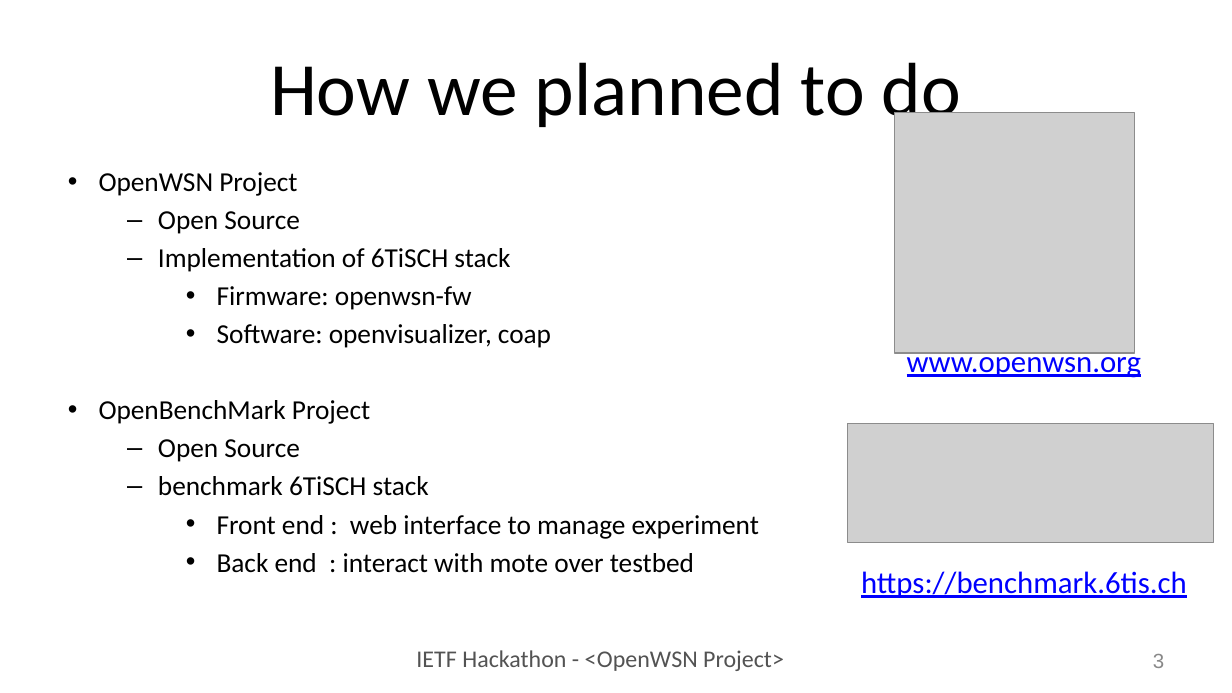
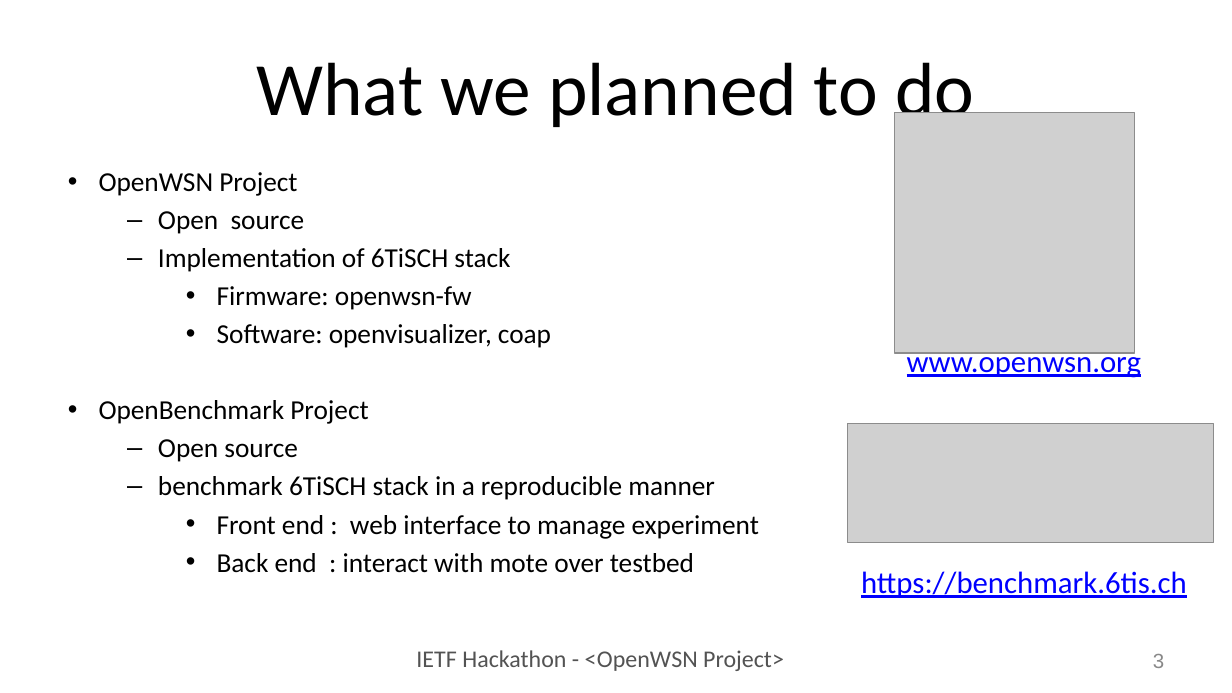
Before and after one commit to IETF-Hackathon/ietf104-project-presentations, a slide deck: slide 3 of openwsn_hackathon104.pptx. Drawn at 1232x693 pixels with LibreOffice and Linux fonts; fonts in the diff are those of the drawing; grey boxes stand for pictures. Boxes give left, top, right and bottom in pixels: in the first picture for what was removed or moved away, otherwise in the second. Text is boxed around its words. In the diff, an @@ line names an element or a change of style, - is before the commit and + after.

```diff
--- a/openwsn_hackathon104.pptx
+++ b/openwsn_hackathon104.pptx
@@ title at (257,62,974,133): text changed @@
-How we planned to do
+What we planned to do
@@ text at (158,211,305,234): text changed @@
-  – Open Source
+  – Open source
@@ text at (99,400,715,500): text changed @@
-• OpenBenchMark Project
-  – Open Source
-  – benchmark 6TiSCH stack
+• OpenBenchmark Project
+  – Open source
+  – benchmark 6TiSCH stack in a reproducible manner
```
Also in this commit, not shown: 5 other slides changed, 3 slides added.
